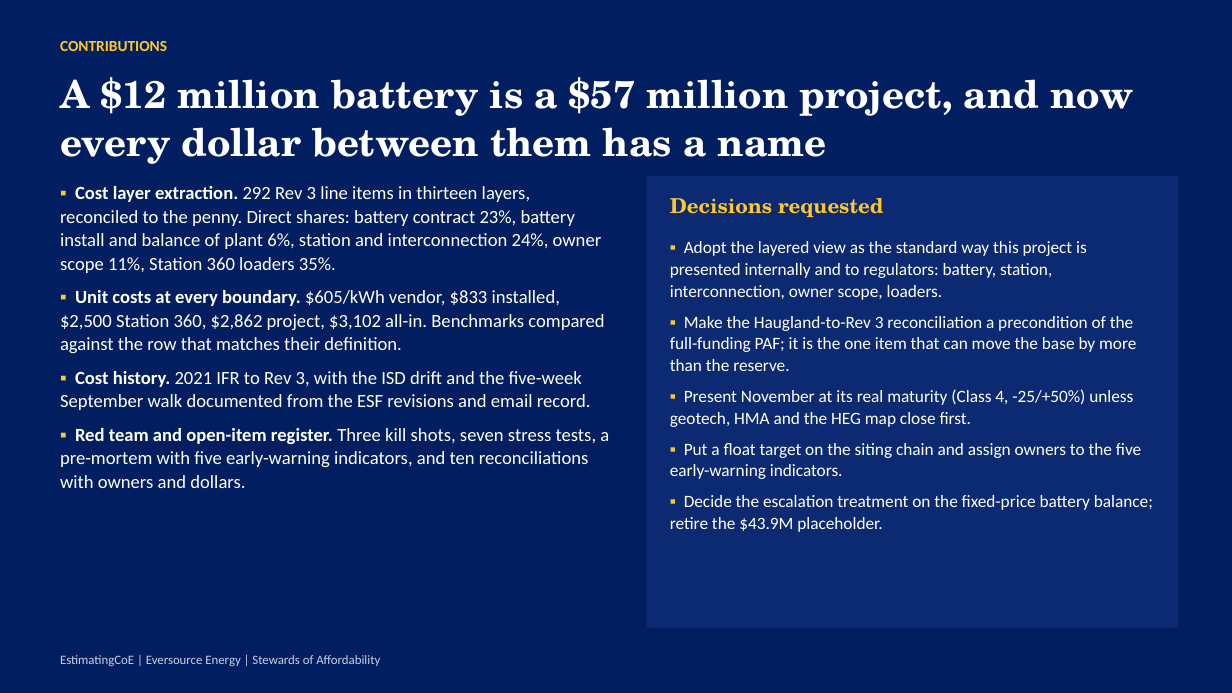
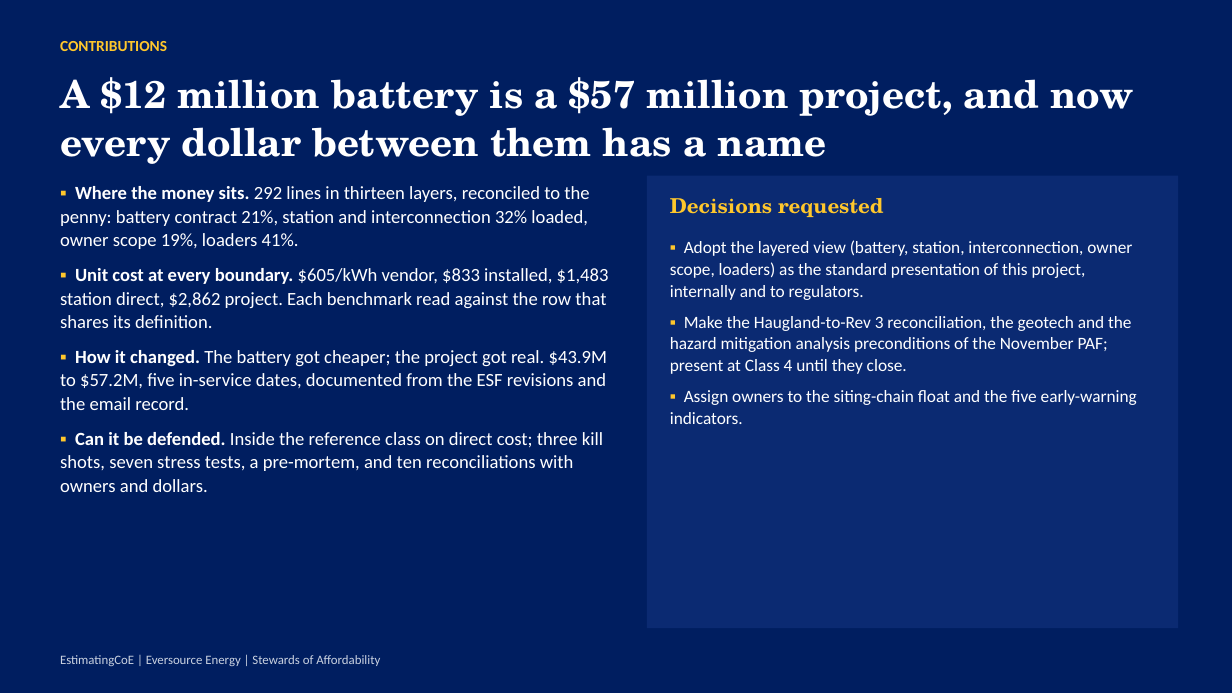
Before and after one commit to gbassaragh/BESS, a slide deck: slide 22 of Hyde Park BESS/6) Cost Analysis Deliverables/Hyde Park BESS - Cost Analysis Deck.pptx. Drawn at 1232x693 pixels with LibreOffice and Linux fonts; fonts in the diff are those of the drawing. Boxes give left, top, right and bottom in pixels: in the first picture for what was removed or moved away, otherwise in the second. Text is boxed around its words. In the diff, an @@ line names an element or a change of style, - is before the commit and + after.

```diff
--- a/Hyde Park BESS/6) Cost Analysis Deliverables/Hyde Park BESS - Cost Analysis Deck.pptx
+++ b/Hyde Park BESS/6) Cost Analysis Deliverables/Hyde Park BESS - Cost Analysis Deck.pptx
@@ text at (60, 186, 609, 492): text changed @@
-▪ Cost layer extraction. 292 Rev 3 line items in thirteen layers, reconciled to the penny. Direct shares: battery contract 23%, battery install and balance of plant 6%, station and interconnection 24%, owner scope 11%, Station 360 loaders 35%.
-▪ Unit costs at every boundary. $605/kWh vendor, $833 installed, $2,500 Station 360, $2,862 project, $3,102 all-in. Benchmarks compared against the row that matches their definition.
-▪ Cost history. 2021 IFR to Rev 3, with the ISD drift and the five-week September walk documented from the ESF revisions and email record.
-▪ Red team and open-item register. Three kill shots, seven stress tests, a pre-mortem with five early-warning indicators, and ten reconciliations with owners and dollars.
+▪ Where the money sits. 292 lines in thirteen layers, reconciled to the penny: battery contract 21%, station and interconnection 32% loaded, owner scope 19%, loaders 41%.
+▪ Unit cost at every boundary. $605/kWh vendor, $833 installed, $1,483 station direct, $2,862 project. Each benchmark read against the row that shares its definition.
+▪ How it changed. The battery got cheaper; the project got real. $43.9M to $57.2M, five in-service dates, documented from the ESF revisions and the email record.
+▪ Can it be defended. Inside the reference class on direct cost; three kill shots, seven stress tests, a pre-mortem, and ten reconciliations with owners and dollars.
@@ text at (670, 240, 1137, 424): text changed @@
-▪ Adopt the layered view as the standard way this project is presented internally and to regulators: battery, station, interconnection, owner scope, loaders.
-▪ Make the Haugland-to-Rev 3 reconciliation a precondition of the full-funding PAF; it is the one item that can move the base by more than the reserve.
-▪ Present November at its real maturity (Class 4, -25/+50%) unless geotech, HMA and the HEG map close first.
-▪ Put a float target on the siting chain and assign owners to the five early-warning indicators.
-▪ Decide the escalation treatment on the fixed-price battery balance; retire the $43.9M placeholder.
+▪ Adopt the layered view (battery, station, interconnection, owner scope, loaders) as the standard presentation of this project, internally and to regulators.
+▪ Make the Haugland-to-Rev 3 reconciliation, the geotech and the hazard mitigation analysis preconditions of the November PAF; present at Class 4 until they close.
+▪ Assign owners to the siting-chain float and the five early-warning indicators.
```
Also in this commit, not shown: 20 other slides changed, 4 other files.
